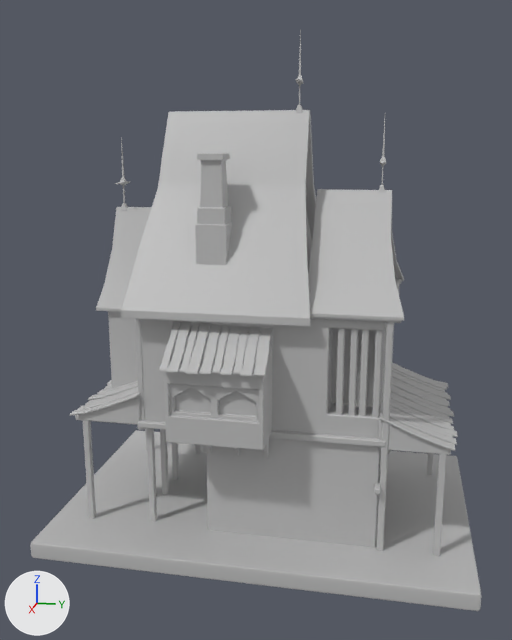
What one commit did to the FBX model Assets/Models/small_house.fbx.
Before and after are seen from a 50 mm camera at (17.2, 2.65, 9.63) aimed at (0.26, -0.74, 5.4). Lighting does not change. The marker at lower left points along +X, +Y and +Z. Where no turn or scale is listed for an object, it has been applied to the vertices.

Objects in the first picture: 'Ground', 'House1', 'wood'.
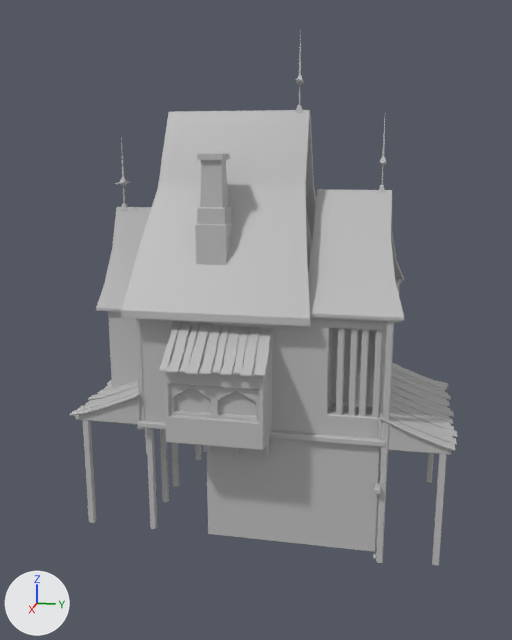
Pixel boxes [x1, y1, x2, y2] of what changed, in the pictures (512 x 640 px):
'Ground', deleted
    before: [30, 430, 482, 611]

Patch to the scene script:
```diff
--- a/Assets/Models/small_house.fbx.py
+++ b/Assets/Models/small_house.fbx.py
@@ ob_ground @@
-ob_ground = bpy.data.objects.new('Ground', me_mesh)
-ob_ground.location = (0.01, -0.42, 0.34)
```
